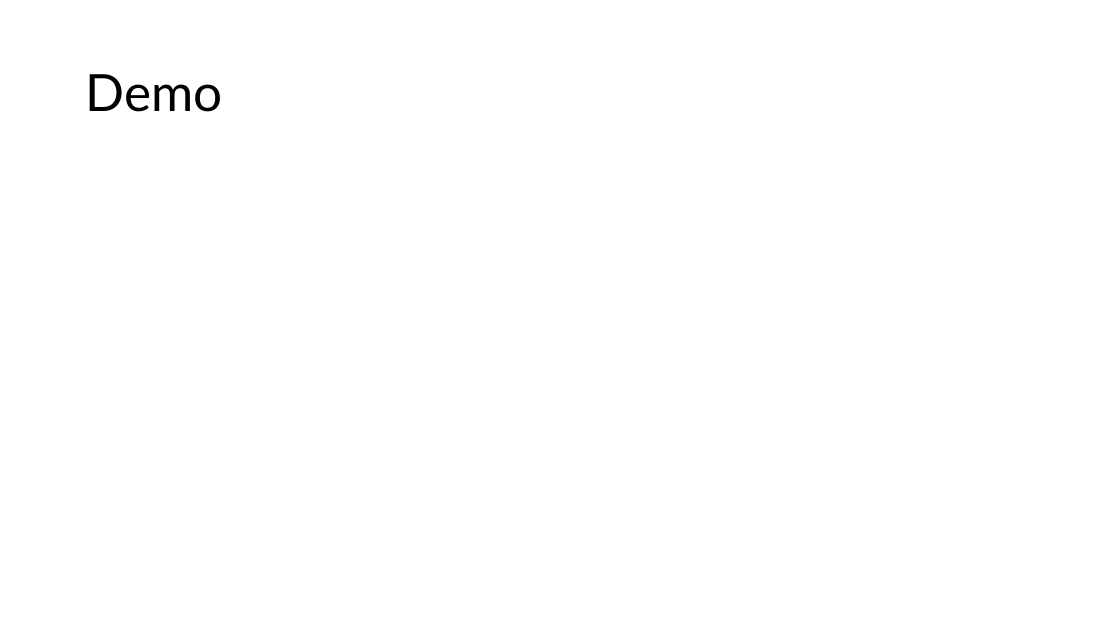
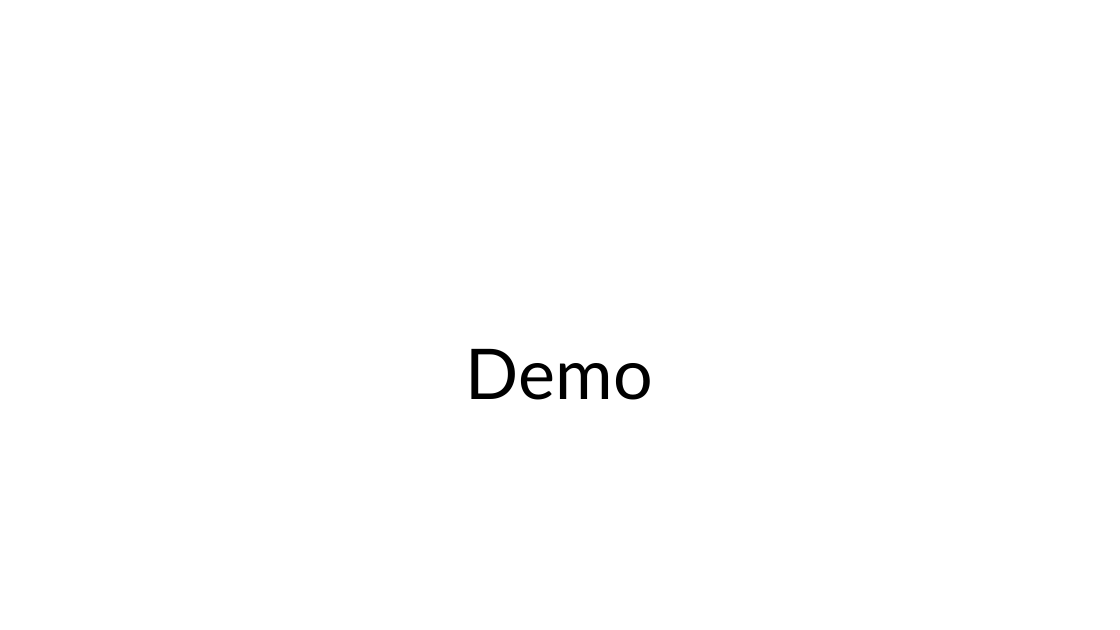
Before and after one commit to ncezid-biome/MatrixCodes, a slide deck: slide 13 of Documentation/MatrixCodes.pptx. Drawn at 1120x630 pixels with LibreOffice and Linux fonts; fonts in the diff are those of the drawing. Boxes give left, top, right and bottom in pixels: in the first picture for what was removed or moved away, otherwise in the second. Text is boxed around its words. In the diff, an @@ line names an element or a change of style, - is before the commit and + after.

```diff
--- a/Documentation/MatrixCodes.pptx
+++ b/Documentation/MatrixCodes.pptx
@@ title "Demo": place and size @@
-title "Demo" at [85, 74, 222, 112]
+title "Demo" at [466, 349, 653, 400]
@@ title "Demo" at [466, 349, 653, 400]: size 44 to 60 pt; alignment left to centre; vertical alignment middle to bottom @@
```
Also in this commit, not shown: 12 other slides changed, 5 slides added.
